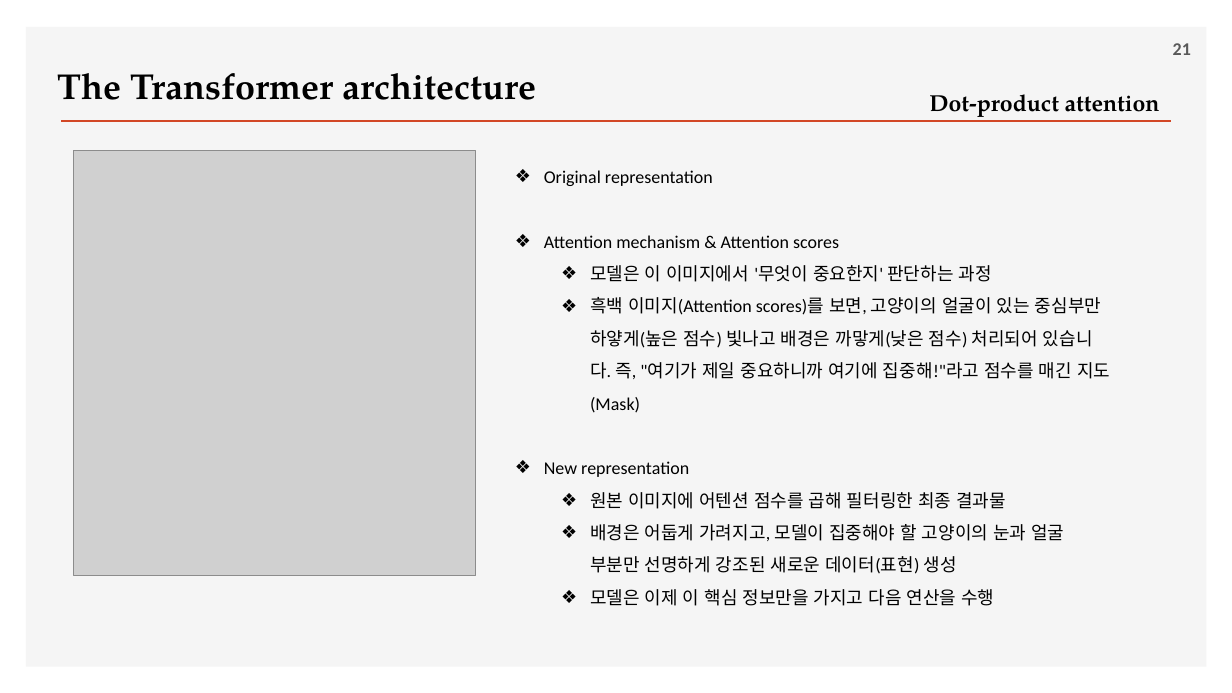
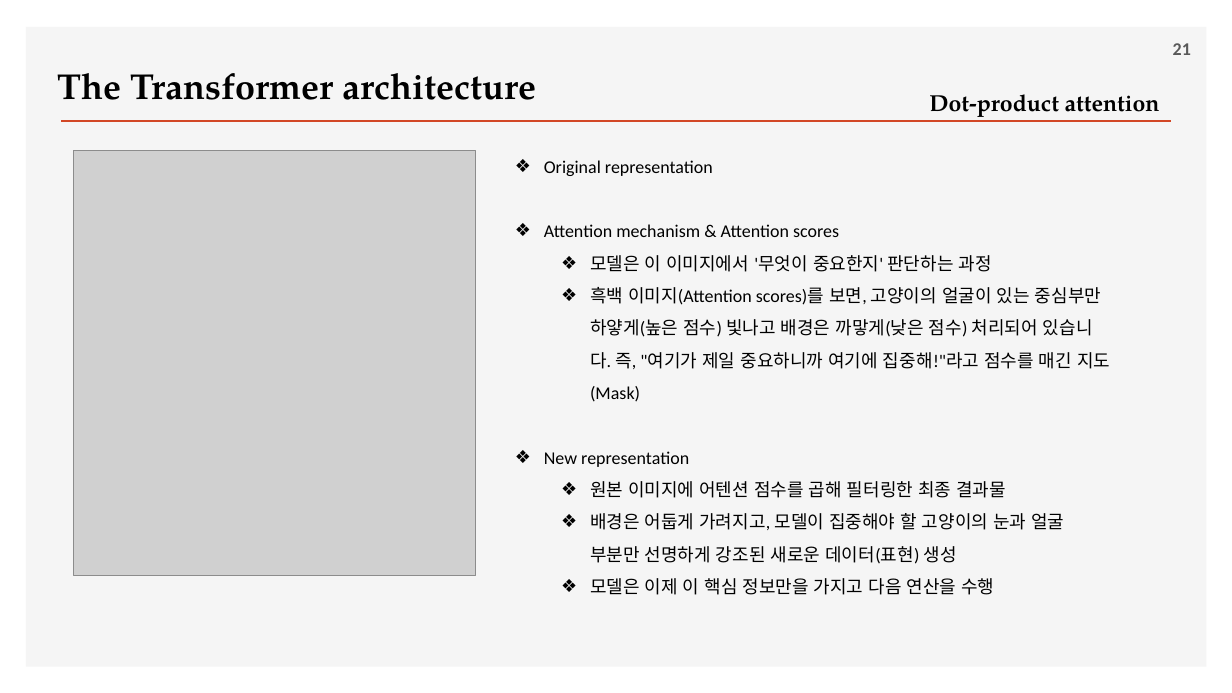
Before and after one commit to ancestor9/2026_Fall_Deep-Learning-with-Python, a slide deck: slide 21 of Chapter 15 Language models and the Transformer.pptx. Drawn at 1232x693 pixels with LibreOffice and Linux fonts; fonts in the diff are those of the drawing; grey boxes stand for pictures; background and template pictures are left out. Boxes give left, top, right and bottom in pixels: in the first picture for what was removed or moved away, otherwise in the second. Text is boxed around its words. In the diff, an @@ line names an element or a change of style, - is before the commit and + after.

```diff
--- a/Chapter 15 Language models and the Transformer.pptx
+++ b/Chapter 15 Language models and the Transformer.pptx
@@ text "Original representation": place and size @@
-text "Original representation" at (544, 170, 1110, 606)
+text "Original representation" at (544, 160, 1110, 595)
```
Also in this commit, not shown: 12 other slides changed, 2 slides added, 1 slide removed.
